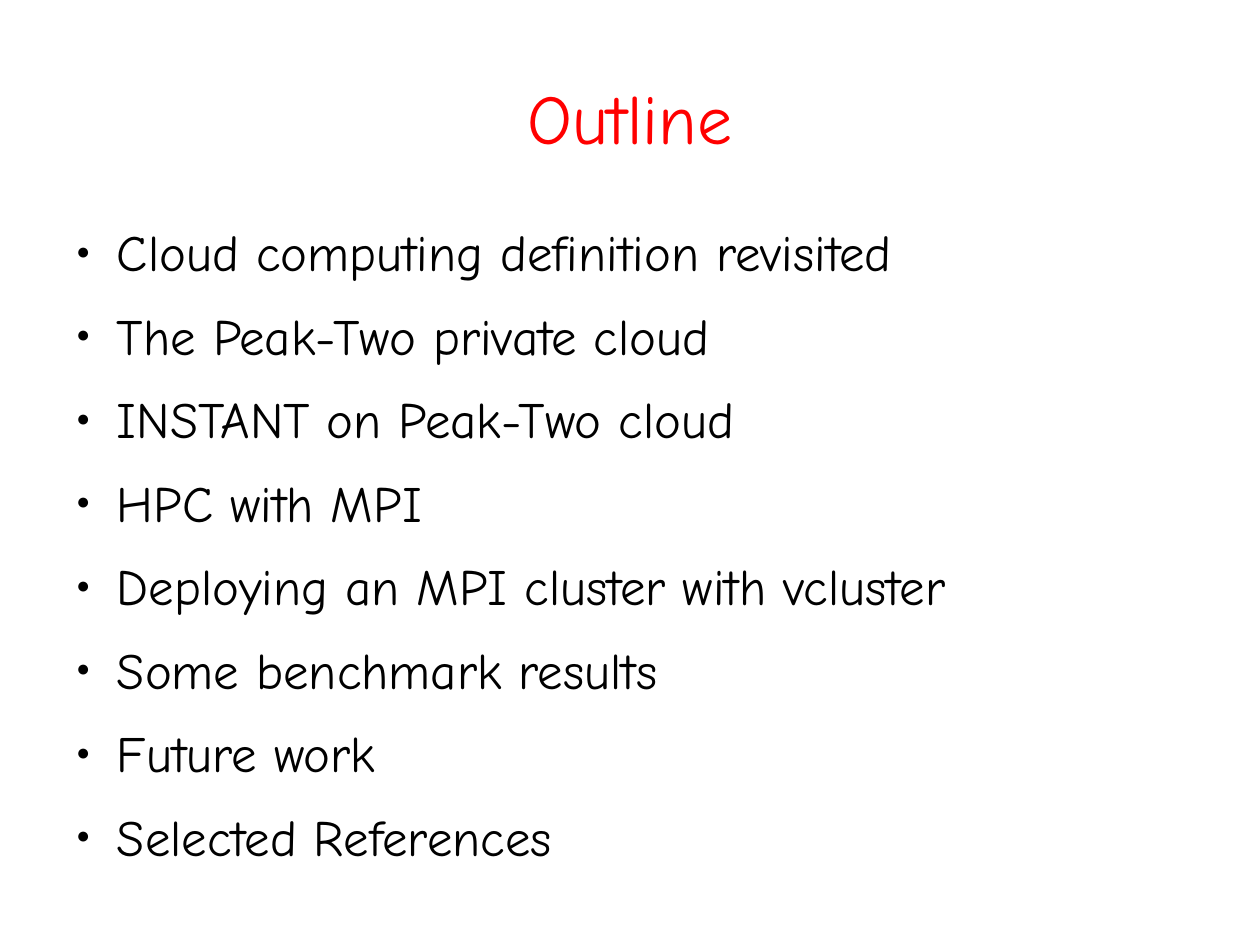
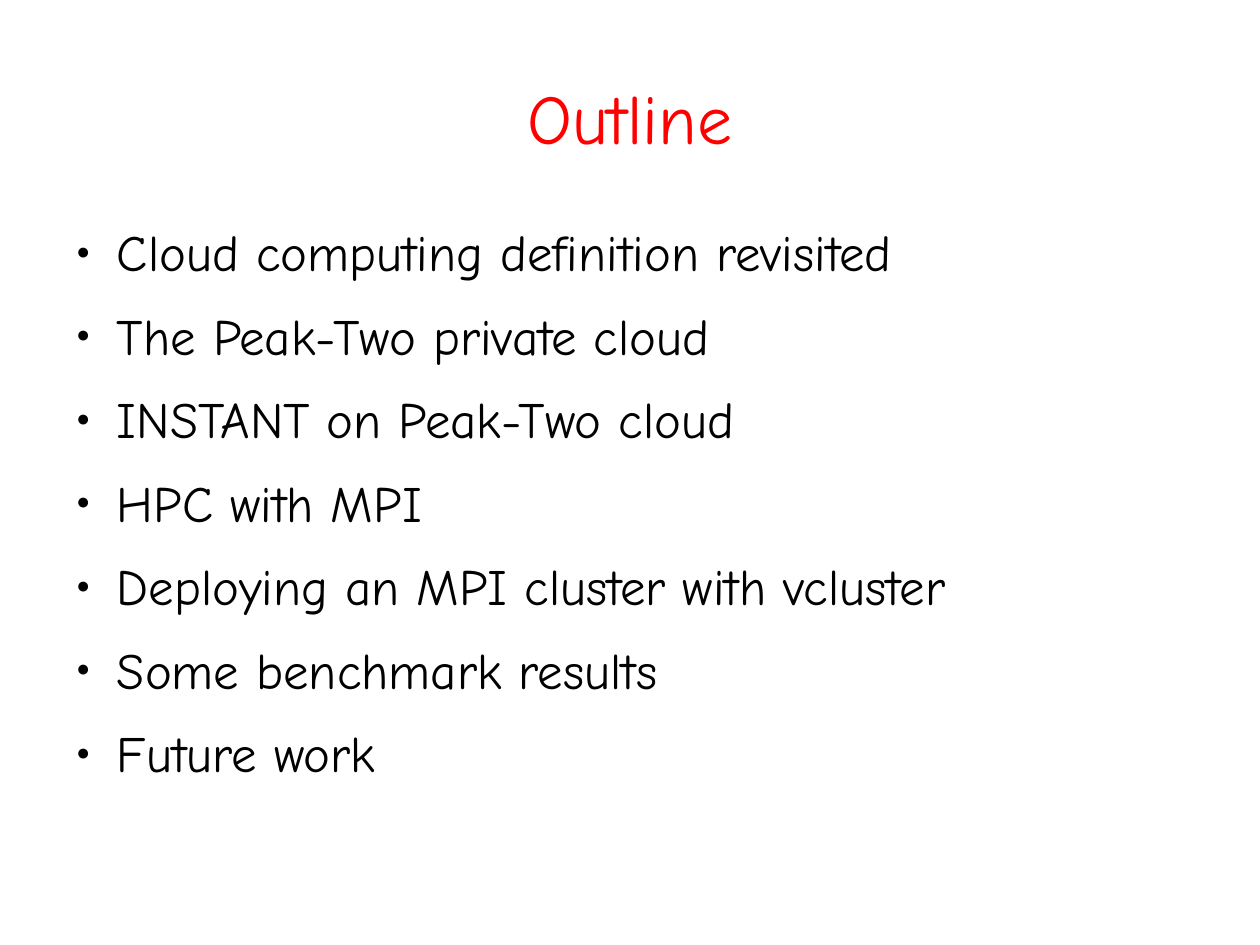
Before and after one commit to aanovelo/cmsc-137-ab5l-project, a slide deck: slide 2 of jach-phd/seminars/CMSC399-2-slides.odp. Drawn at 1260x945 pixels with LibreOffice and Linux fonts; fonts in the diff are those of the drawing. Boxes give left, top, right and bottom in pixels: in the first picture for what was removed or moved away, otherwise in the second. Text is boxed around its words. In the diff, an @@ line names an element or a change of style, - is before the commit and + after.

```diff
--- a/jach-phd/seminars/CMSC399-2-slides.odp
+++ b/jach-phd/seminars/CMSC399-2-slides.odp
@@ text at (117, 821, 552, 857): paragraph removed @@
-● Selected References
```
Also in this commit, not shown: 5 other slides changed, 1 slide added.
